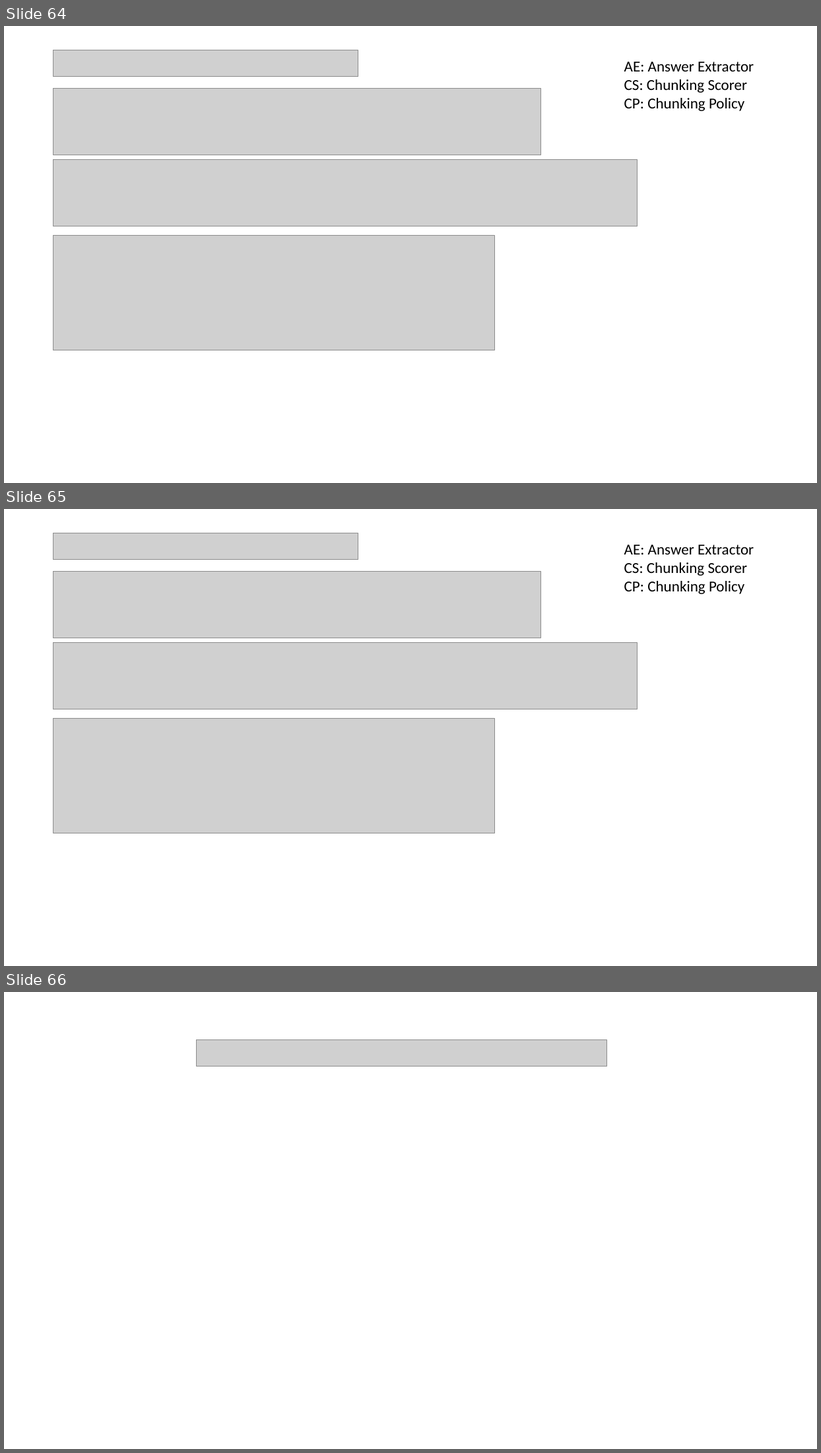
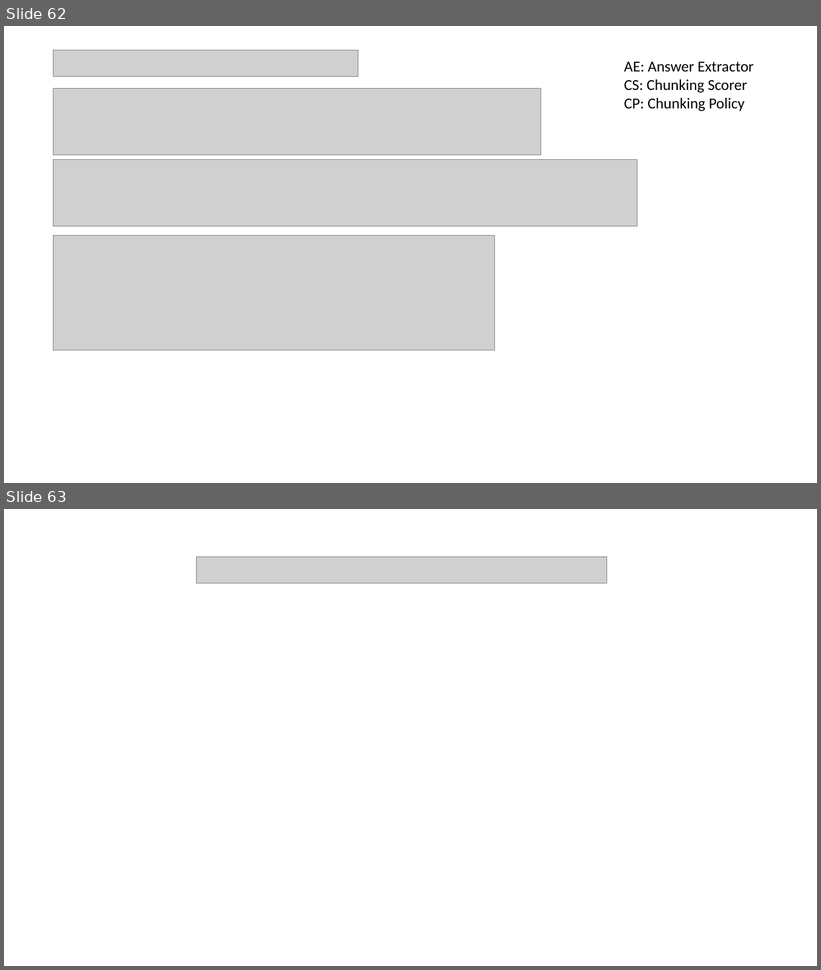
Before and after one commit to xhsun1997/rumor_project, a slide deck: 新建 PPT 演示文稿.ppt. Shown one above the other, each under a label of ours: slides 64, 65 and 66 before the commit, slides 62 and 63 after it. The pictures are 821x1453 and 821x970 pixels, drawn with LibreOffice and Linux fonts; fonts in the diff are those of the drawing; grey boxes stand for pictures. Boxes give left, top, right and bottom in pixels: in the first picture for what was removed or moved away, otherwise in the second. Text is boxed around its words. In the diff, an @@ line names an element or a change of style, - is before the commit and + after.

```diff
--- a/新建 PPT 演示文稿.ppt
+++ b/新建 PPT 演示文稿.ppt
@@ slide 65 removed at bbox=[4, 509, 817, 966], background #FFFFFF @@
@@ picture removed at bbox=[53, 533, 358, 560] @@
@@ text removed at bbox=[624, 545, 754, 594] @@
-AE: Answer Extractor
-CS: Chunking Scorer
-CP: Chunking Policy
@@ picture removed at bbox=[53, 571, 541, 638] @@
@@ picture removed at bbox=[53, 642, 637, 709] @@
@@ picture removed at bbox=[53, 718, 494, 833] @@
@@ what was slide 64 is now slide 62 @@
@@ what was slide 66 is now slide 63 @@
```
Also in this commit, not shown: 7 slides changed, 9 slides added, 15 other slides removed, 2 other files.
